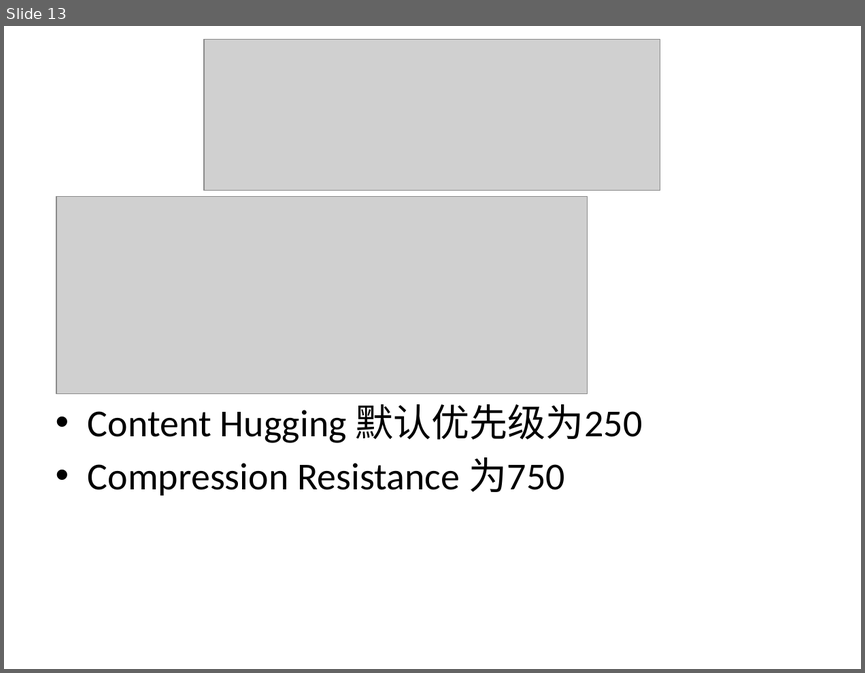
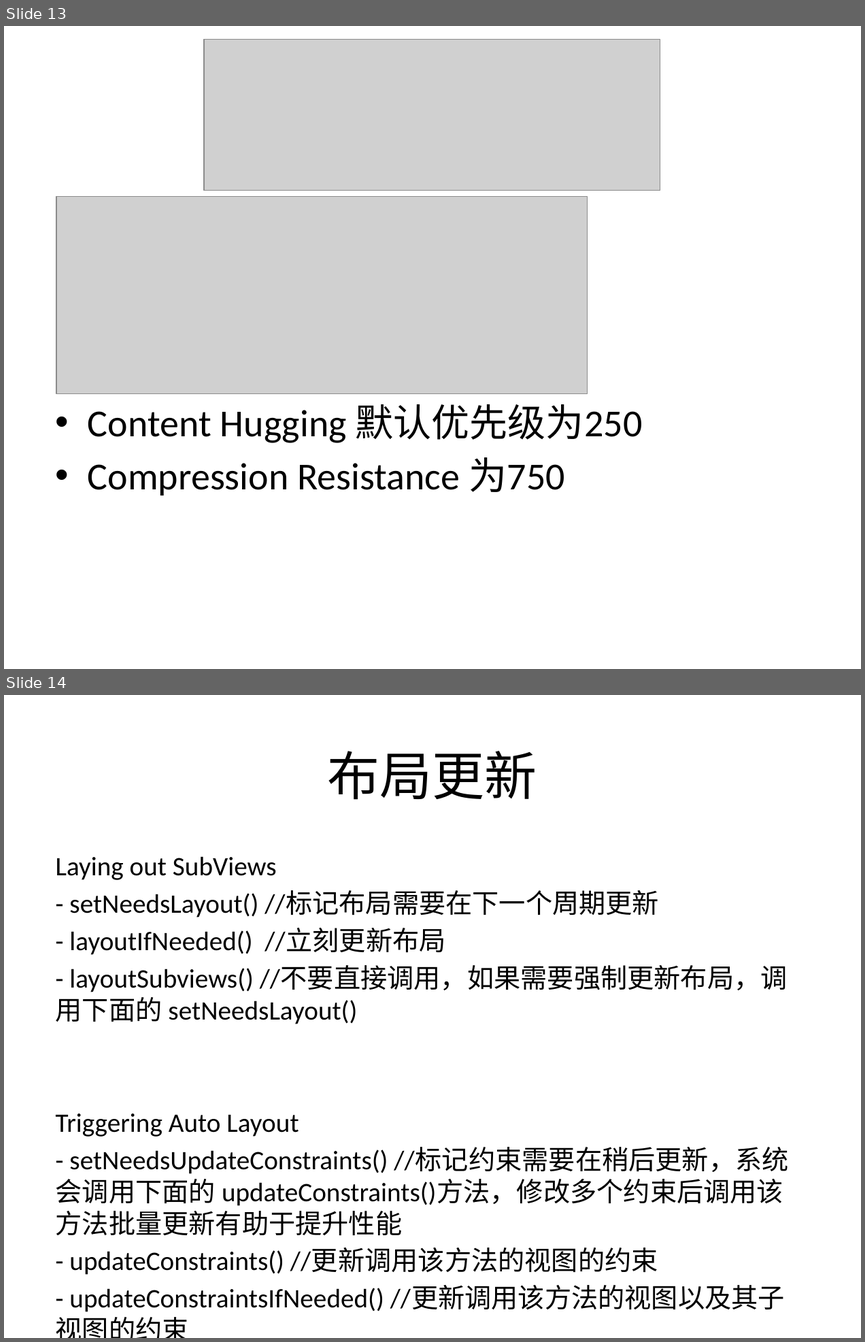
Before and after one commit to diaglamp/AutoLayoutDemo, a slide deck: AutoLayout.pptx. Shown one above the other, each under a label of ours: slide 13 before the commit, slides 13 and 14 after it. The pictures are 865x673 and 865x1342 pixels, drawn with LibreOffice and Linux fonts; fonts in the diff are those of the drawing; grey boxes stand for pictures. Boxes give left, top, right and bottom in pixels: in the first picture for what was removed or moved away, otherwise in the second. Text is boxed around its words. In the diff, an @@ line names an element or a change of style, - is before the commit and + after.

Commit message:
added:RemakeConstraints

```diff
--- a/AutoLayout.pptx
+++ b/AutoLayout.pptx
@@ slide 14 added at box(4, 695, 861, 1338), background #FFFFFF @@
@@ title added at box(328, 751, 537, 800), 44 pt, text #000000 @@
+布局更新
@@ text added at box(56, 856, 788, 1312), 22.4 pt, text #000000 @@
+Laying out SubViews
+- setNeedsLayout() //标记布局需要在下一个周期更新
+- layoutIfNeeded() //立刻更新布局
+- layoutSubviews() //不要直接调用，如果需要强制更新布局，调用下面的 setNeedsLayout()
+Triggering Auto Layout
+- setNeedsUpdateConstraints() //标记约束需要在稍后更新，系统会调用下面的 updateConstraints()方法，修改多个约束后调用该方法批量更新有助于提升性能
+- updateConstraints() //更新调用该方法的视图的约束
+- updateConstraintsIfNeeded() //更新调用该方法的视图以及其子视图的约束
```
Also in this commit, not shown: 4 slides changed, 1 other slide added, 9 other files.
